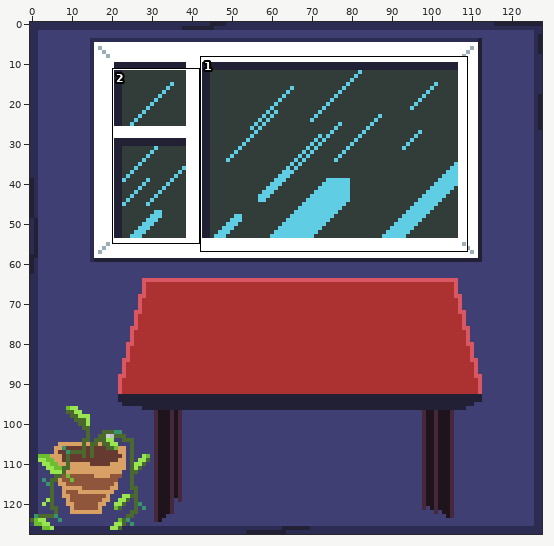
File history of a pixel-art file, Desk-BG.aseprite. Above: a wide view before the commit, with the close-up outlined.
Close-up. The starting point:
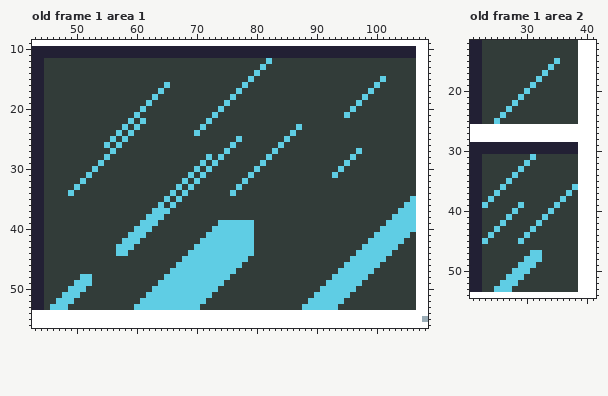
128x128 pixels, 1 frame. Colours within 5 levels of each other are drawn and written as one. Shown: old frame 1 area 1: x 43..108, y 9..56; old frame 1 area 2: x 21..41, y 12..54.
And afterwards:
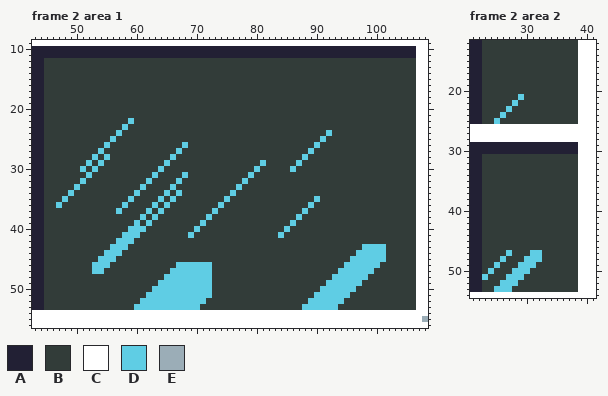
Palette (. is transparent): A #222034  B #323c39  C #ffffff  D #5fcde4  E #9badb7
A new or re-ordered frame is compared with the old frame closest to it.
From old to new:
frames 1 -> 2
layer "Layer 2" added
Frame 2 area 1 is new; against old frame 1, layer "Layer 2":
y 12: x 82 D -> B
y 13: x 81 D -> B
y 14: x 80 D -> B
y 15: x 79 D -> B; x 101 D -> B
y 16: x 65 D -> B; x 78 D -> B; x 100 D -> B
y 17: x 64 D -> B; x 77 D -> B; x 99 D -> B
y 18: x 63 D -> B; x 76 D -> B; x 98 D -> B
y 19: x 62 D -> B; x 75 D -> B; x 97 D -> B
y 20: x 61 D -> B; x 74 D -> B; x 96 D -> B
y 21: x 60 D -> B; x 73 D -> B; x 95 D -> B
y 22: x 61 D -> B; x 72 D -> B
y 23: x 60 D -> B; x 71 D -> B; x 87 D -> B
y 24: x 59 D -> B; x 70 D -> B; x 86 D -> B; x 92 B -> D
y 25: x 58 D -> B; x 77 D -> B; x 85 D -> B; x 91 B -> D
y 26: x 57 D -> B; x 68 B -> D; x 76 D -> B; x 84 D -> B; x 90 B -> D
y 27: x 54 B -> D; x 56 D -> B; x 67 B -> D; x 75 D -> B; x 83 D -> B; x 89 B -> D; x 97 D -> B
y 28: x 53 B -> D; x 66 B -> D; x 72 D -> B; x 74 D -> B; x 82 D -> B; x 88 B -> D; x 96 D -> B
y 29: x 52 B -> D; x 65 B -> D; x 71 D -> B; x 73 D -> B; x 87 B -> D; x 95 D -> B
y 30: x 51 B -> D; x 64 B -> D; x 70 D -> B; x 72 D -> B; x 86 B -> D; x 94 D -> B
y 31: x 63 B -> D; x 68..69 BD -> DB; x 71 D -> B; x 93 D -> B
y 32: x 62 B -> D; x 67..68 BD -> DB; x 70 D -> B
y 33: x 61 B -> D; x 66..67 BD -> DB; x 69 D -> B
y 34: x 60 B -> D; x 65..68 BDBD -> DBDB
y 35: x 48 B -> D; x 59 B -> D; x 64..67 BDBD -> DBDB; x 75 B -> D; x 90 B -> D; x 106 D -> B
y 36: x 47 B -> D; x 58 B -> D; x 63..66 BDBD -> DBDB; x 74 B -> D; x 89 B -> D; x 105..106 DD -> BB
y 37: x 57 B -> D; x 62..63 BD -> DB; x 65 D -> B; x 73 B -> D; x 88 B -> D; x 104..106 DDD -> BBB
y 38: x 61..62 BD -> DB; x 64 D -> B; x 72 B -> D; x 87 B -> D; x 103..106 DDDD -> BBBB
y 39: x 60..61 BD -> DB; x 63 D -> B; x 71 B -> D; x 74..79 DDDDDD -> BBBBBB; x 86 B -> D; x 102..106 DDDDD -> BBBBB
y 40: x 59 B -> D; x 62 D -> B; x 70 B -> D; x 73..79 DDDDDDD -> BBBBBBB; x 85 B -> D; x 101..106 DDDDDD -> BBBBBB
y 41: x 58 B -> D; x 61 D -> B; x 69 B -> D; x 72..79 DDDDDDDD -> BBBBBBBB; x 84 B -> D; x 100..105 DDDDDD -> BBBBBB
y 42: x 57 B -> D; x 60 D -> B; x 71..79 DDDDDDDDD -> BBBBBBBBB; x 99..104 DDDDDD -> BBBBBB
y 43: x 56 B -> D; x 59 D -> B; x 70..79 DDDDDDDDDD -> BBBBBBBBBB; x 102..103 DD -> BB
y 44: x 55..56 BB -> DD; x 58 D -> B; x 69..79 DDDDDDDDDDD -> BBBBBBBBBBB; x 102 D -> B
y 45: x 54..56 BBB -> DDD; x 68..78 DDDDDDDDDDD -> BBBBBBBBBBB
y 46: x 53..55 BBB -> DDD; x 73..77 DDDDD -> BBBBB
y 47: x 53..54 BB -> DD; x 73..76 DDDD -> BBBB
y 48: x 51..52 DD -> BB; x 73..75 DDD -> BBB
y 49: x 50..52 DDD -> BBB; x 73..74 DD -> BB
y 50: x 49..51 DDD -> BBB; x 73 D -> B
y 51: x 48..50 DDD -> BBB
y 52: x 47..49 DDD -> BBB
y 53: x 46..48 DDD -> BBB
Frame 2 area 2 is new; against old frame 1, layer "Layer 2":
y 15: x 35 D -> B
y 16: x 34 D -> B
y 17: x 33 D -> B
y 18: x 32 D -> B
y 19: x 31 D -> B
y 20: x 30 D -> B
y 31: x 31 D -> B
y 32: x 30 D -> B
y 33: x 29 D -> B
y 34: x 28 D -> B
y 35: x 27 D -> B
y 36: x 26 D -> B; x 38 D -> B
y 37: x 25 D -> B; x 37 D -> B
y 38: x 24 D -> B; x 36 D -> B
y 39: x 23 D -> B; x 29 D -> B; x 35 D -> B
y 40: x 28 D -> B; x 34 D -> B
y 41: x 27 D -> B; x 33 D -> B
y 42: x 26 D -> B; x 32 D -> B
y 43: x 25 D -> B; x 31 D -> B
y 44: x 24 D -> B; x 30 D -> B
y 45: x 23 D -> B; x 29 D -> B
y 47: x 27 B -> D
y 48: x 26 B -> D
y 49: x 25 B -> D
y 50: x 24 B -> D
y 51: x 23 B -> D
